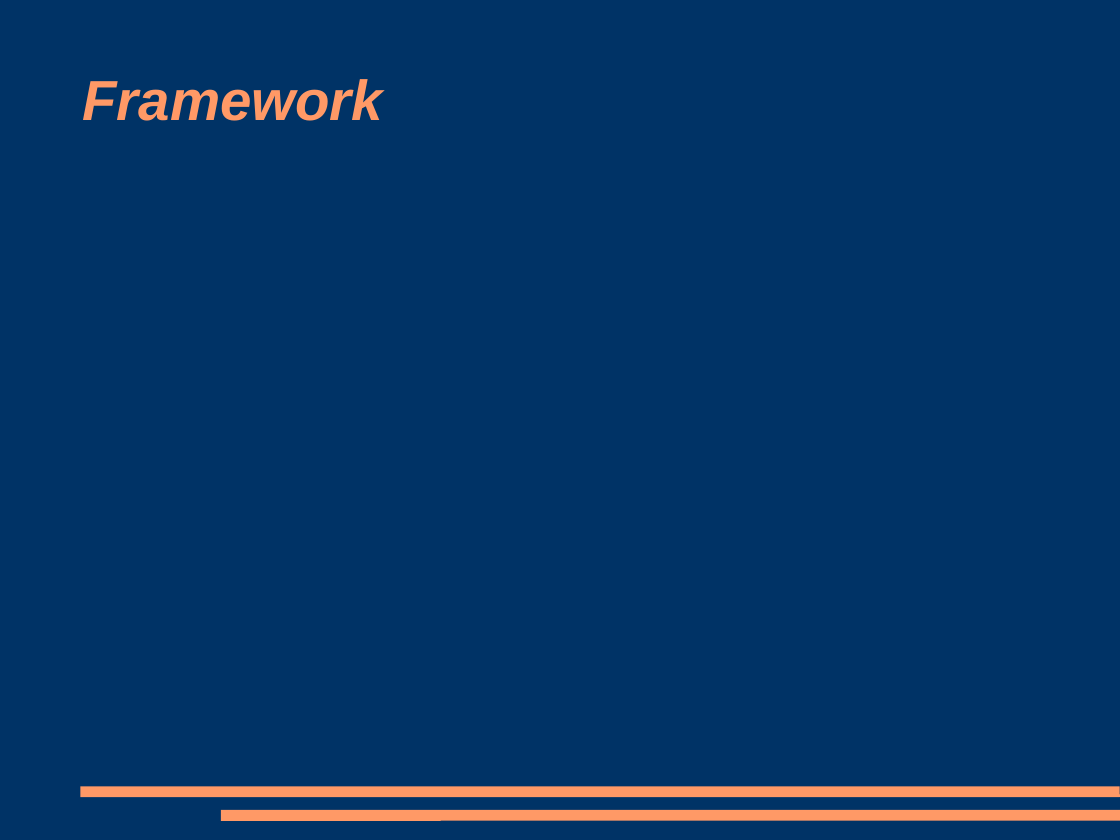
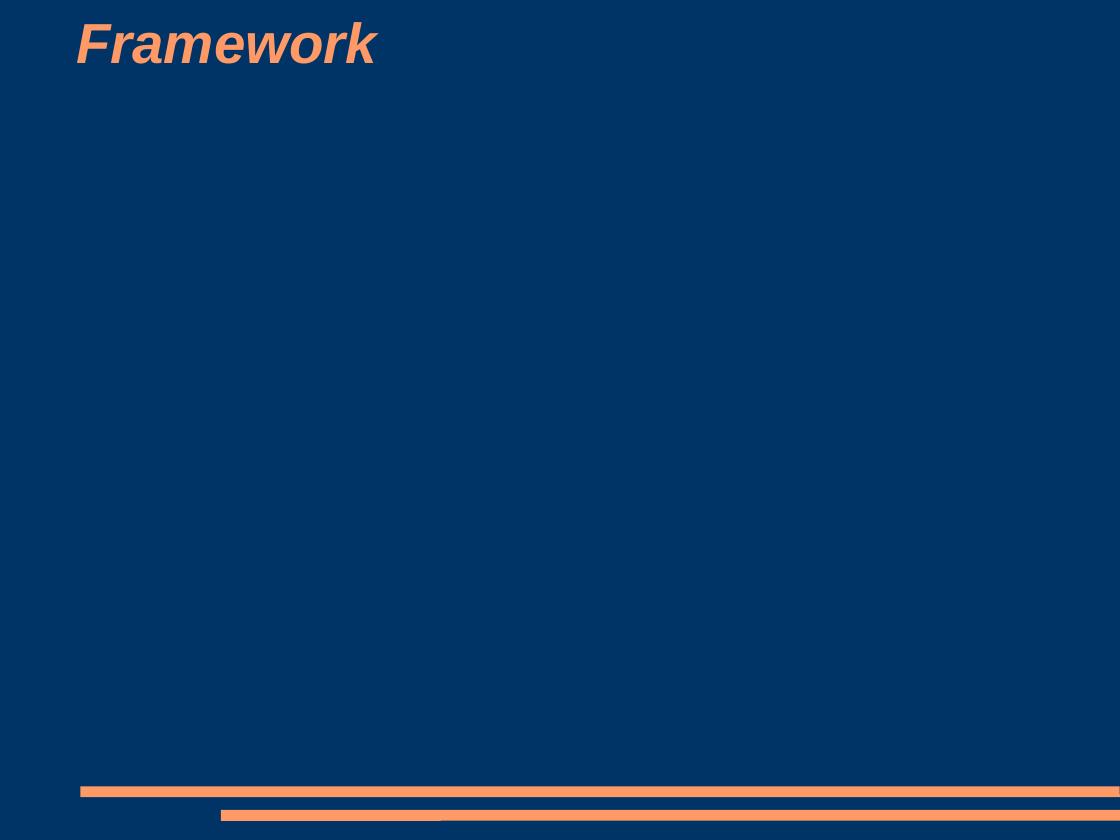
Before and after one commit to trigger-happy/thesis, a slide deck: slide 10 of presentations/Presentation1.ppt. Drawn at 1120x840 pixels with LibreOffice and Linux fonts; fonts in the diff are those of the drawing; background and template pictures are left out. Boxes give left, top, right and bottom in pixels: in the first picture for what was removed or moved away, otherwise in the second. Text is boxed around its words. In the diff, an @@ line names an element or a change of style, - is before the commit and + after.

```diff
--- a/presentations/Presentation1.ppt
+++ b/presentations/Presentation1.ppt
@@ title "Framework": place and size @@
-title "Framework" at [82,79,383,121]
+title "Framework" at [76,22,377,64]
```
Also in this commit, not shown: 7 other slides changed, 1 slide removed.
